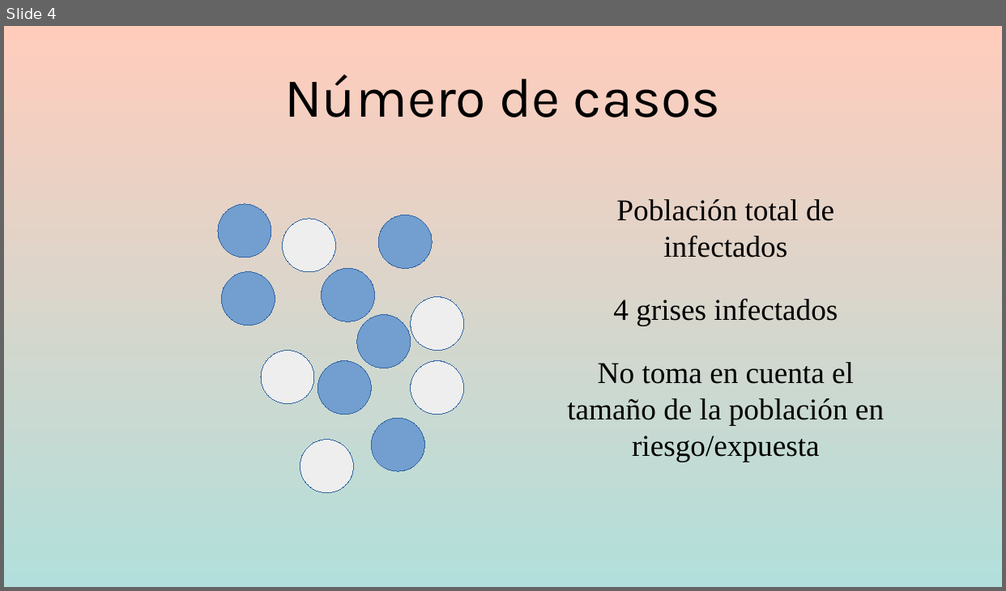
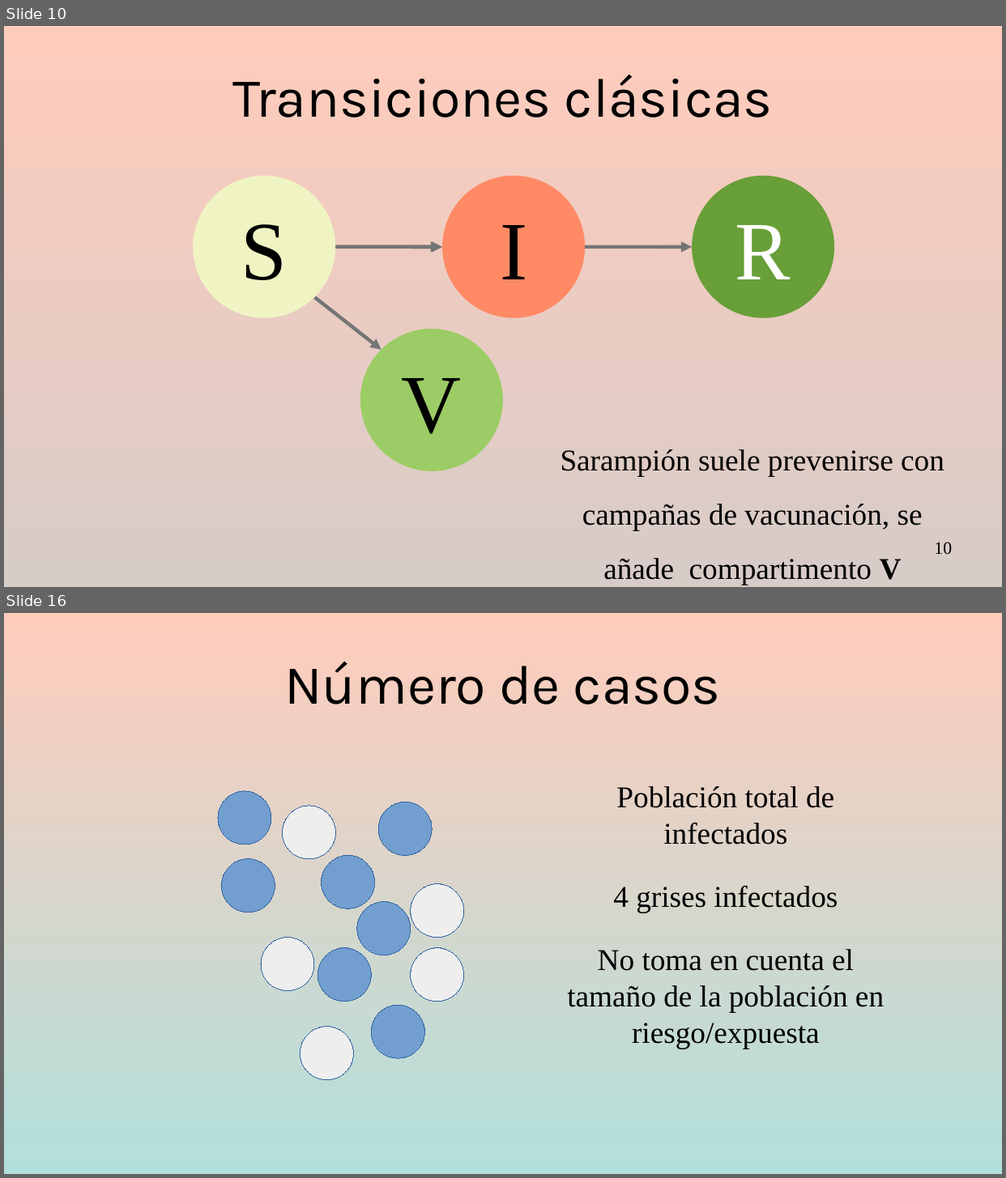
Before and after one commit to gerardommc/Medicina-Cons, a slide deck: Epidemiologia-basica.odp. Shown one above the other, each under a label of ours: slide 4 before the commit, slides 10 and 16 after it; the slides between them are not shown. The pictures are 1006x591 and 1006x1178 pixels, drawn with LibreOffice and Linux fonts; fonts in the diff are those of the drawing. Boxes give left, top, right and bottom in pixels: in the first picture for what was removed or moved away, otherwise in the second. Text is boxed around its words. In the diff, an @@ line names an element or a change of style, - is before the commit and + after.

```diff
--- a/Epidemiologia-basica.odp
+++ b/Epidemiologia-basica.odp
@@ slide 10 added at (4, 26, 1002, 587), background gradient #FFCCBC to #D7CCC8 @@
@@ title added at (232, 75, 773, 118), 44 pt, text #000000 @@
+Transiciones clásicas
@@ ellipse added at (194, 175, 335, 318), fill #F0F4C3, 66 pt, text #000000 @@
+S
@@ ellipse added at (442, 175, 585, 318), fill #FF8A65, 66 pt, text #000000 @@
+I
@@ ellipse added at (692, 175, 834, 318), fill #689F38, 66 pt, text #FFFFFF @@
+R
@@ arrow added from (334, 247) to (441, 247), #757575 2.83 pt @@
@@ arrow added from (335, 247) to (442, 247), #757575 2.83 pt @@
@@ arrow added from (586, 247) to (692, 247), #757575 2.83 pt @@
@@ arrow added from (314, 297) to (381, 350), #757575 2.83 pt @@
@@ ellipse added at (360, 330, 503, 472), fill #9CCC65, 66 pt, text #000000 @@
+V
@@ text added at (560, 450, 944, 585), 24 pt, text #000000 @@
+Sarampión suele prevenirse con campañas de vacunación, se añade compartimento V
@@ page number added at (934, 542, 952, 555), 14 pt, text #000000 @@
+10
@@ what was slide 4 is now slide 16 @@
```
Also in this commit, not shown: 3 slides changed, 11 other slides added, 3 other files.
